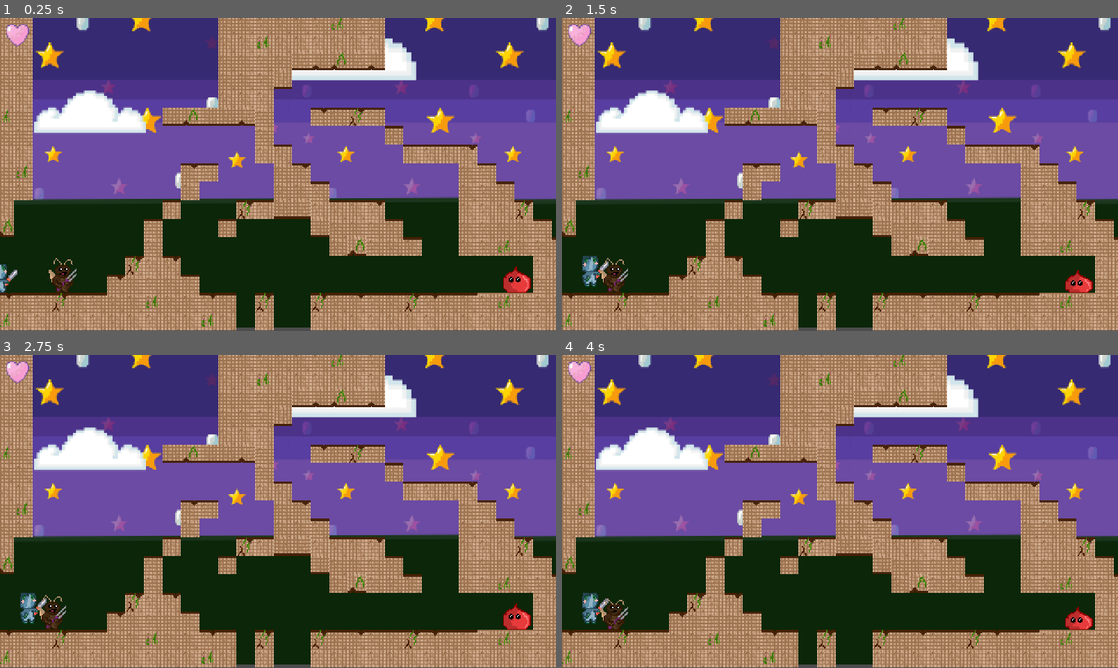
Above: before the commit, frames 1-4 (two rows, left to right).
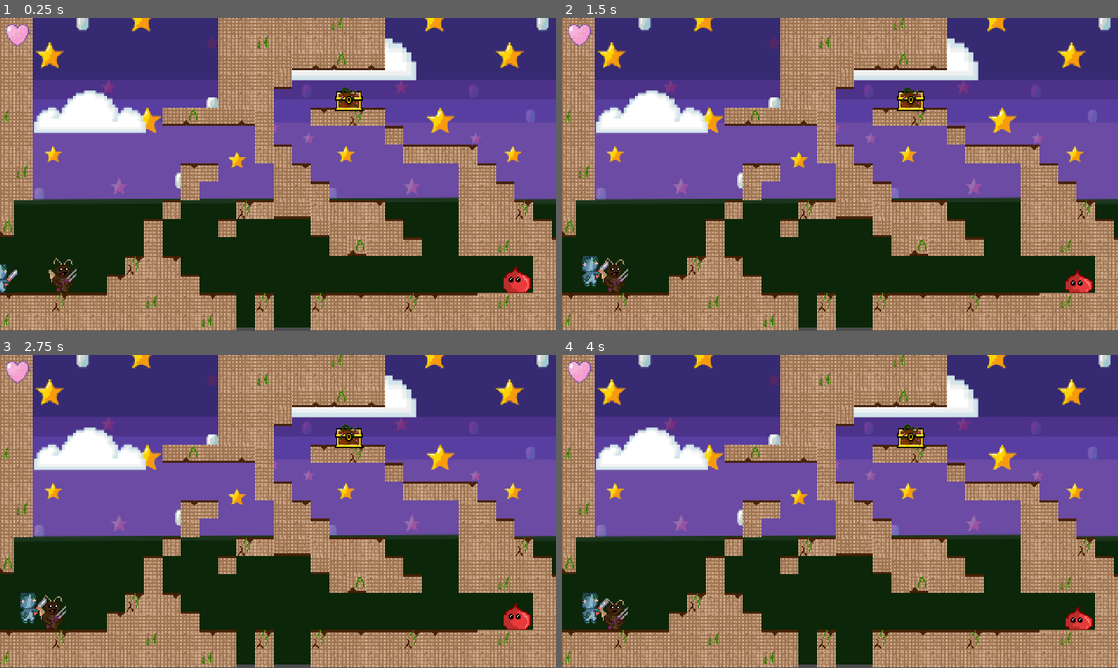
Above: after the commit, the same moments.

Repository: JohannesLadurner/NogardPrincess
Game: Godot game, scene res://assets/levels/Level4.tscn
Two runs of this game, one before a commit and one after it. Both use one fixed random seed, a clock stepped at 60 frames per second and the inputs below. This scene is started directly instead of the project's main scene.
Inputs:
- Up to frame 1 (0.25 s): no input
- Up to frame 2 (1.5 s): hold Space (attack) 0.53-1.28 s; hold Right (move_right) from 0.53 s (still down); tap Up (jump) at 0.77 s; tap Space (attack) at 1.35 s
- Up to frame 3 (2.75 s): tap Up (jump) at 1.52 s; tap Enter at 2 s; release Right (move_right) at 2.03 s; hold Left (move_left) from 2.03 s (still down); hold Space (attack) from 2.03 s (still down)
- Up to frame 4 (4 s): release Left (move_left) at 2.78 s; release Space (attack) at 2.78 s; hold Right (move_right) from 2.78 s (still down); tap Space (attack) at 2.85 s; tap Up (jump) at 3.02, 3.77 s; hold Space (attack) from 3.53 s (still down)

The runs differ from the first frame. In frame 1, 0.3% of the frame differs, in the area x 60-66%, y 22-30%; in frame 2, 0.3%; in frame 3, 0.3%; in frame 4, 0.3%.

Commit message:
Update Level4.tscn

Diff:
--- a/NogardPrincess/assets/levels/Level4.tscn
+++ b/NogardPrincess/assets/levels/Level4.tscn
@@ -14,6 +14,7 @@
 [ext_resource path="res://assets/hud/Heart.png" type="Texture" id=12]
 [ext_resource path="res://assets/enemies/roaches/Roach.tscn" type="PackedScene" id=13]
 [ext_resource path="res://assets/backgrounds/BackgroundStars.png" type="Texture" id=14]
+[ext_resource path="res://assets/chests/Chest.tscn" type="PackedScene" id=15]
 
 [sub_resource type="RectangleShape2D" id=1]
 
@@ -284,6 +285,9 @@
 position = Vector2( -0.673676, 30.6521 )
 shape = SubResource( 12 )
 
+[node name="Chest" parent="." instance=ExtResource( 15 )]
+position = Vector2( 0.750473, -59.9115 )
+
 [node name="CanvasLayer" type="CanvasLayer" parent="."]
 
 [node name="Lives" type="TextureRect" parent="CanvasLayer"]
Not shown: 1 places in NogardPrincess/assets/levels/Level4.tscn that only renumber resources
